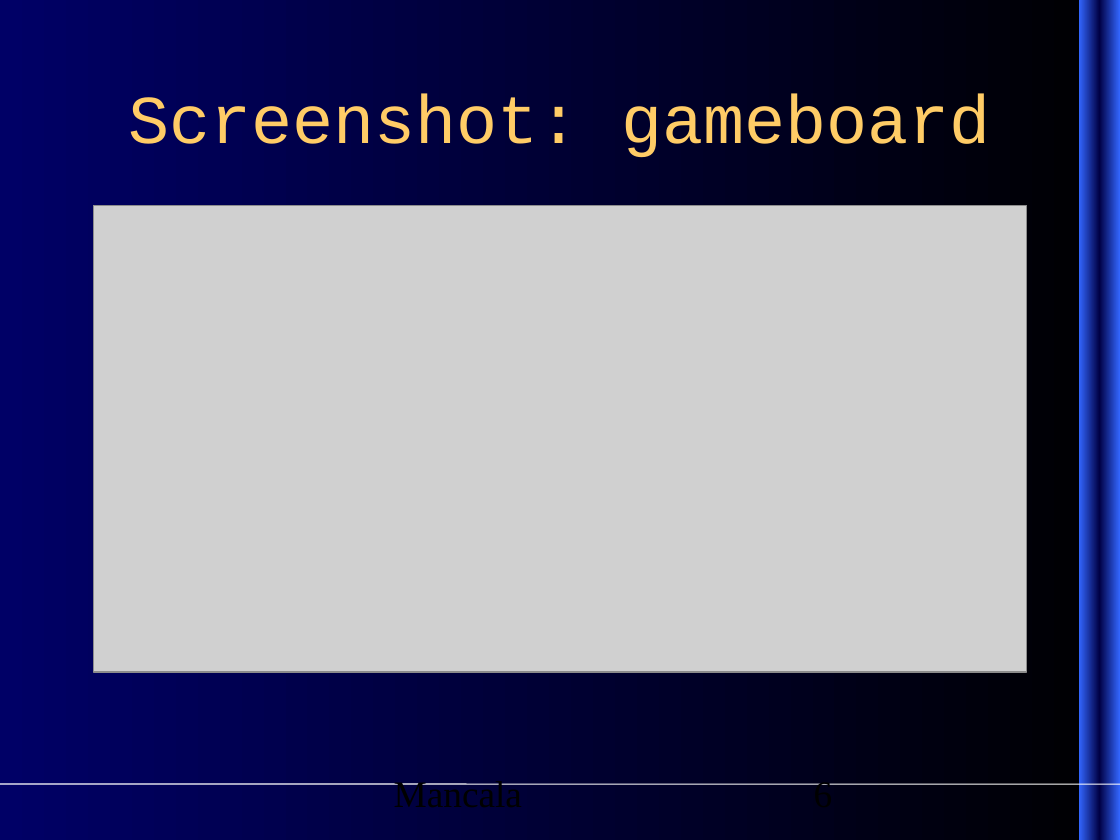
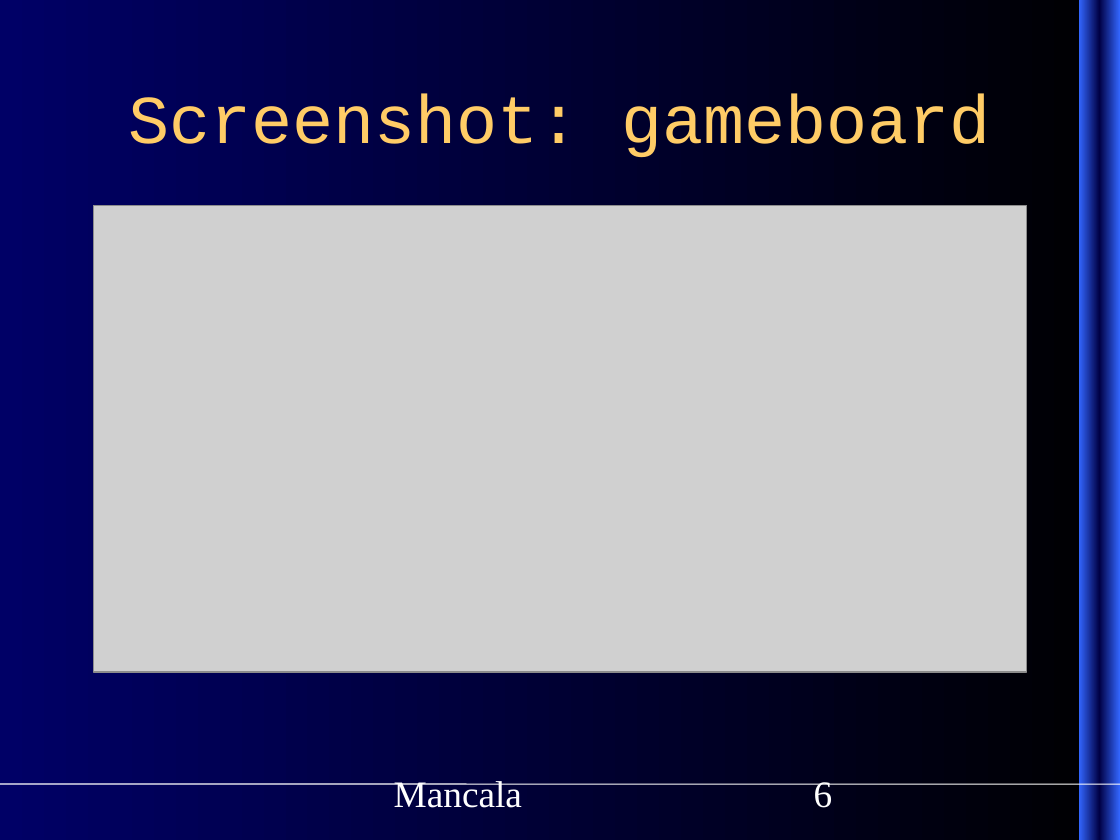
Before and after one commit to sysmod/sysmod10, a slide deck: slide 6 of Documents/presentation.ppt. Drawn at 1120x840 pixels with LibreOffice and Linux fonts; fonts in the diff are those of the drawing; grey boxes stand for pictures. Boxes give left, top, right and bottom in pixels: in the first picture for what was removed or moved away, otherwise in the second. Text is boxed around its words. In the diff, an @@ line names an element or a change of style, - is before the commit and + after.

```diff
--- a/Documents/presentation.ppt
+++ b/Documents/presentation.ppt
@@ text "Mancala" at [394,781,522,808]: text colour #000000 to #FFFFFF @@
@@ page number at [814,782,833,808]: text colour #000000 to #FFFFFF @@
```
Also in this commit, not shown: 6 other slides changed, 1 slide added, 1 other file.
